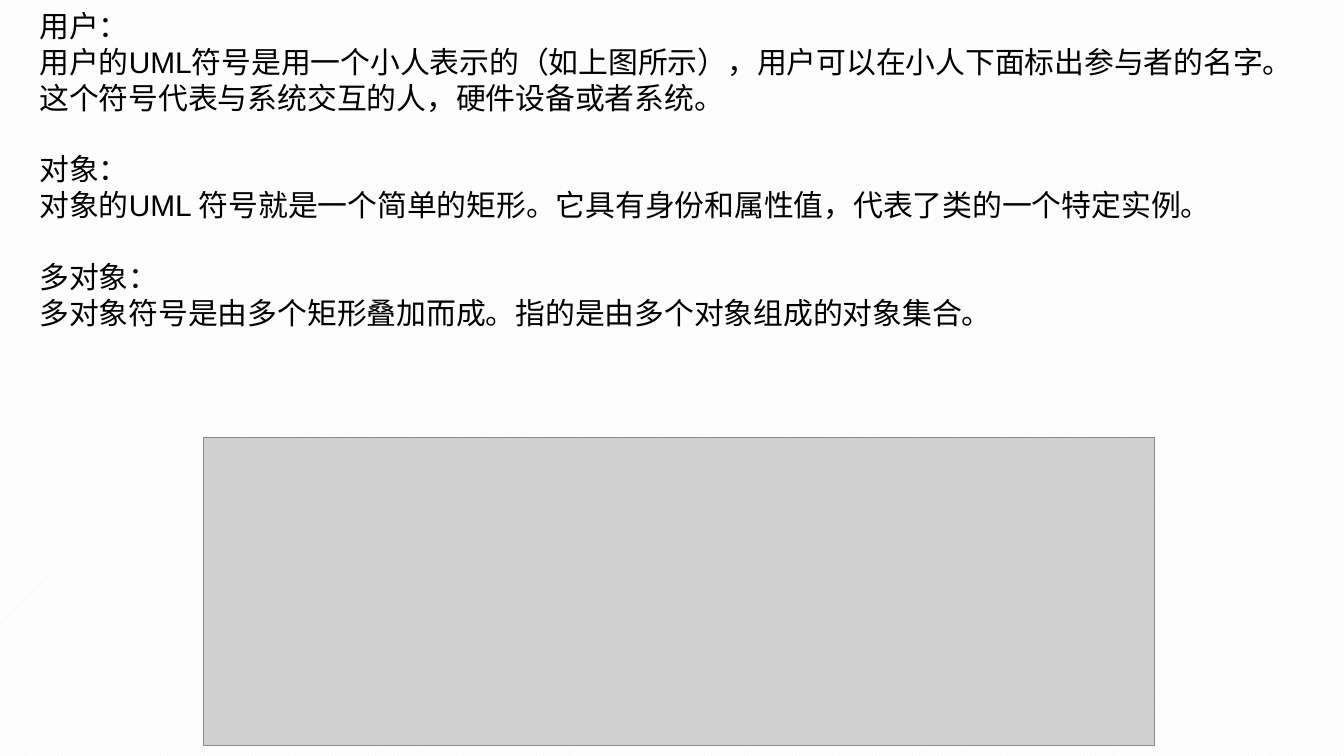
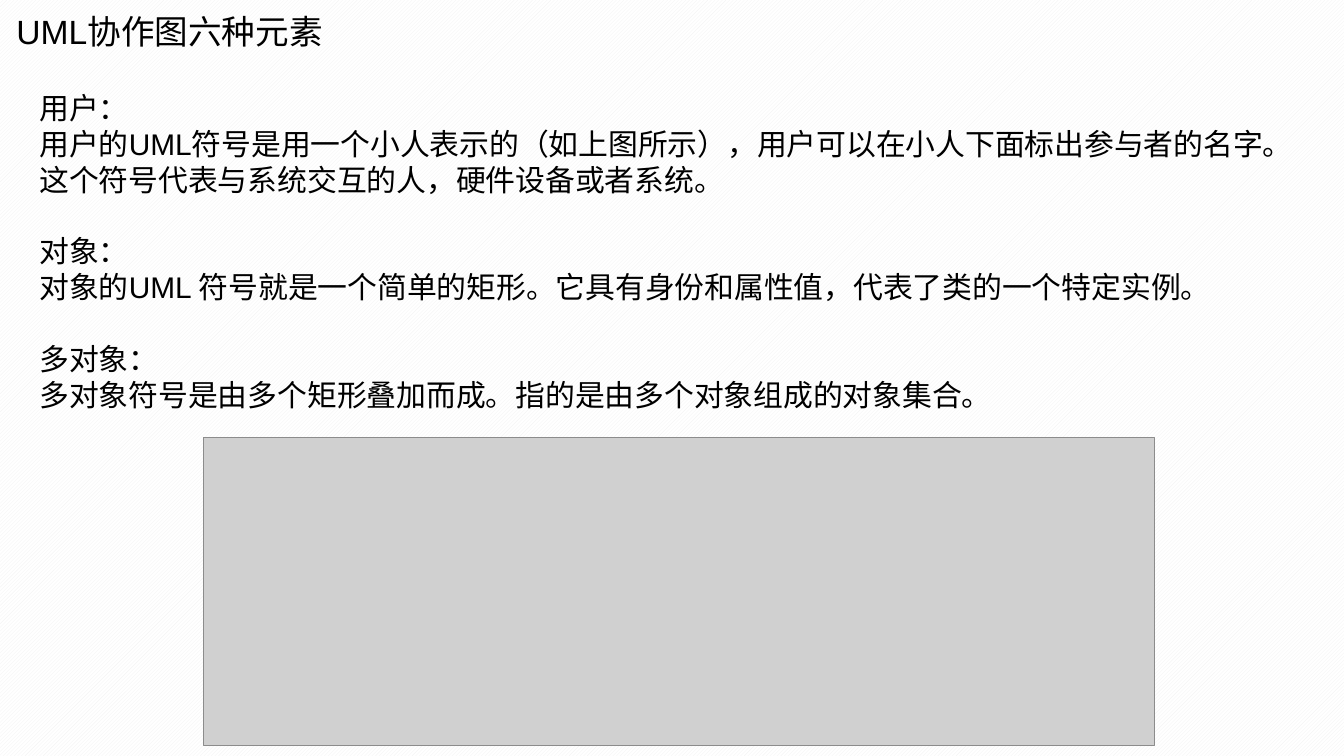
Before and after one commit to PRD2018-G10/TeachingAssistWebsiteProject, a slide deck: slide 48 of 非受控文档/2翻转PPT/PRD2018-G10-UML基础I.pptx. Drawn at 1344x756 pixels with LibreOffice and Linux fonts; fonts in the diff are those of the drawing; grey boxes stand for pictures; background and template pictures are left out. Boxes give left, top, right and bottom in pixels: in the first picture for what was removed or moved away, otherwise in the second. Text is boxed around its words. In the diff, an @@ line names an element or a change of style, - is before the commit and + after.

```diff
--- a/非受控文档/2翻转PPT/PRD2018-G10-UML基础I.pptx
+++ b/非受控文档/2翻转PPT/PRD2018-G10-UML基础I.pptx
@@ text added at <box>16,17,322,47</box>, 18 pt, text #000000 @@
+UML协作图六种元素
@@ text "用户：": place and size @@
-text "用户：" at <box>39,12,1292,327</box>
+text "用户：" at <box>39,94,1292,409</box>
```
Also in this commit, not shown: 9 other slides changed, 4 slides added, 5 slides removed.
